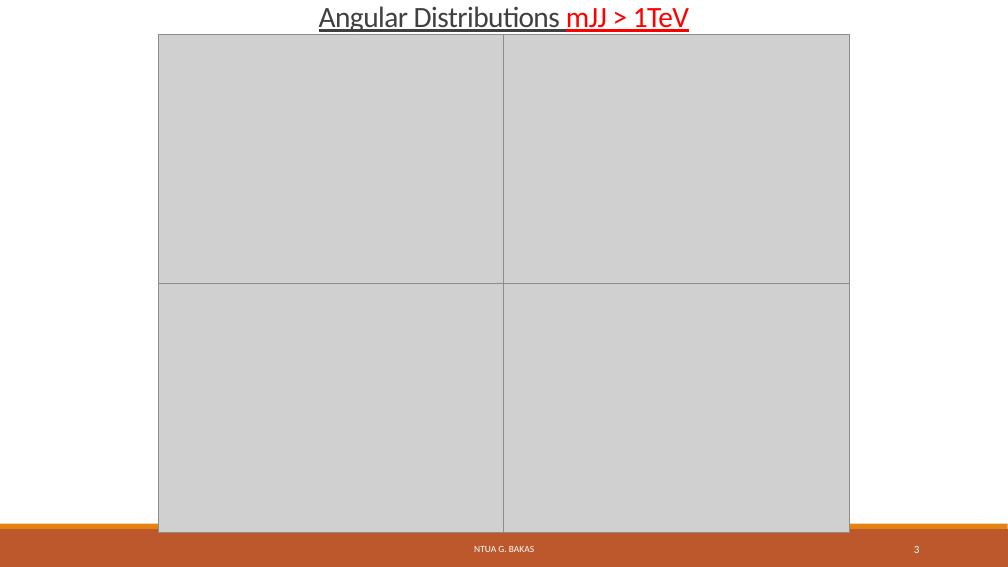
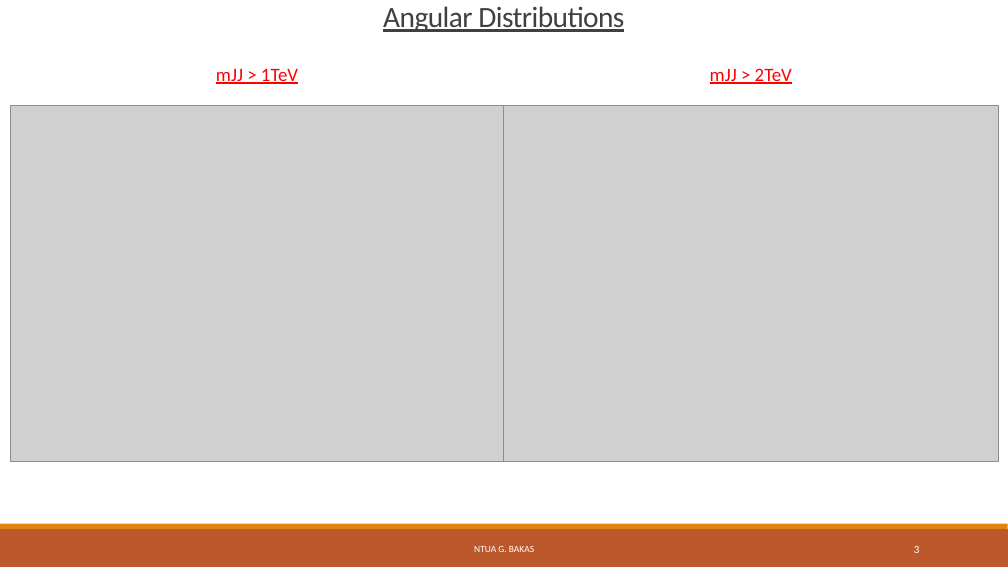
Before and after one commit to georgebakas/HEP-NTUA, a slide deck: slide 3 of Weekly Meetings/HEP_Weekly_21Oct2020.pptx. Drawn at 1008x567 pixels with LibreOffice and Linux fonts; fonts in the diff are those of the drawing; grey boxes stand for pictures; background and template pictures are left out. Boxes give left, top, right and bottom in pixels: in the first picture for what was removed or moved away, otherwise in the second. Text is boxed around its words. In the diff, an @@ line names an element or a change of style, - is before the commit and + after.

```diff
--- a/Weekly Meetings/HEP_Weekly_21Oct2020.pptx
+++ b/Weekly Meetings/HEP_Weekly_21Oct2020.pptx
@@ text at bbox=[383, 6, 624, 32]: text changed @@
-Angular Distributions mJJ > 1TeV
+Angular Distributions
@@ picture removed at bbox=[504, 35, 849, 284] @@
@@ text added at bbox=[216, 68, 298, 84], 18 pt, text #FF0000, underline @@
+mJJ > 1TeV
@@ text added at bbox=[710, 68, 792, 84], 18 pt, text #FF0000, underline @@
+mJJ > 2TeV
@@ picture: place and size @@
-picture at bbox=[158, 35, 504, 284]
+picture at bbox=[9, 105, 504, 462]
@@ picture added at bbox=[503, 105, 998, 462] @@
@@ picture removed at bbox=[158, 284, 504, 532] @@
@@ picture removed at bbox=[504, 284, 849, 532] @@
```
Also in this commit, not shown: 2 other slides changed, 2 slides added, 20 other files.
